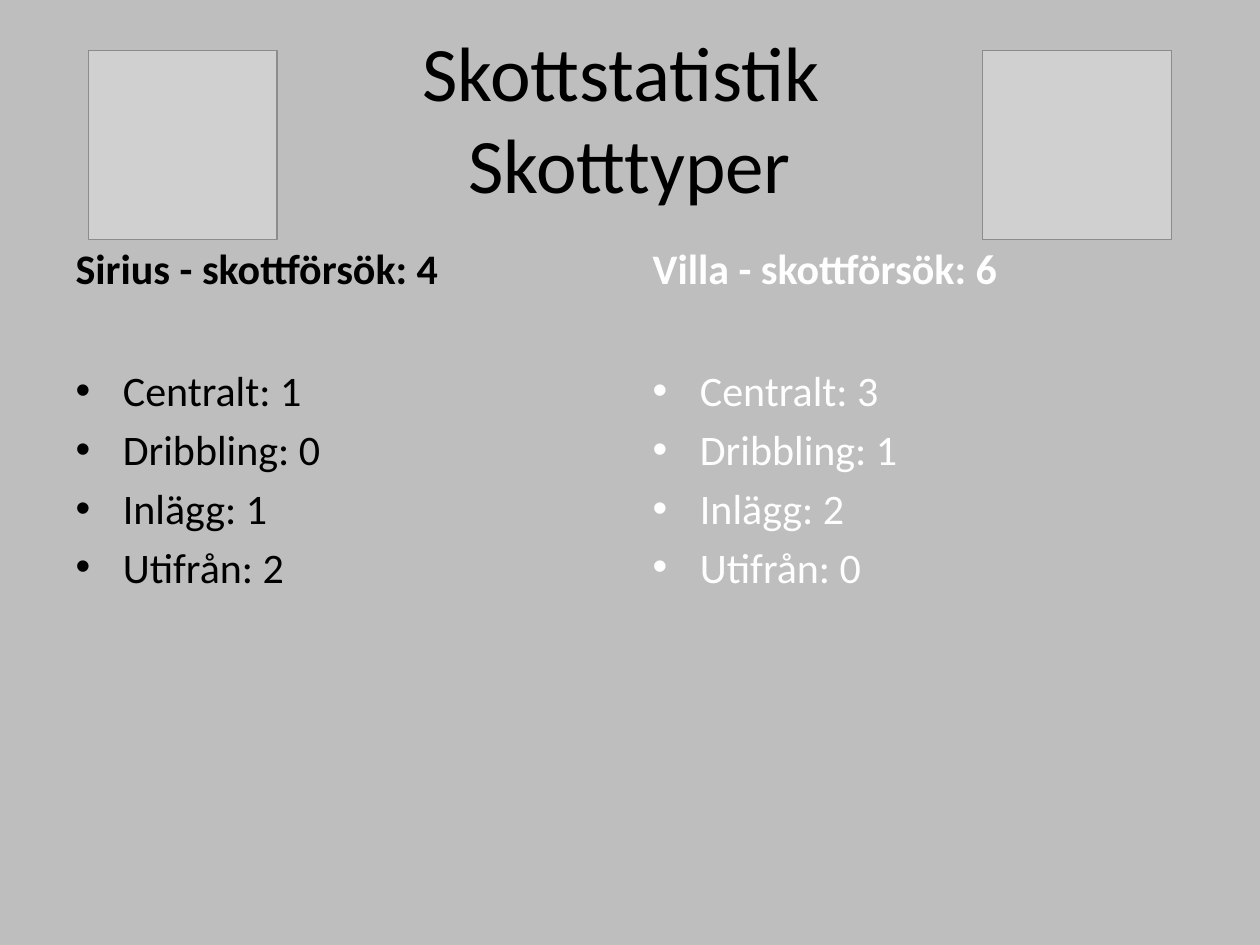
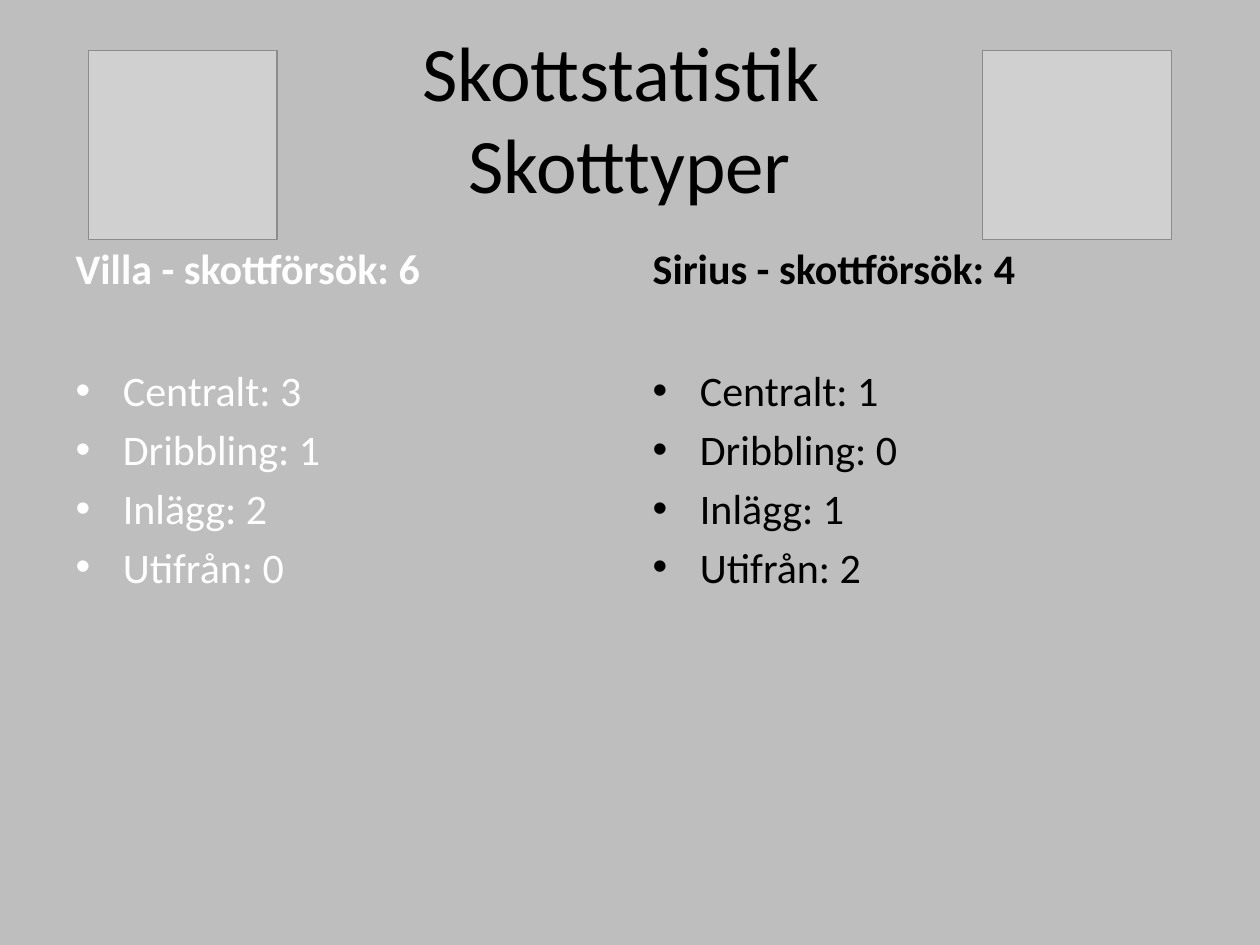
Before and after one commit to legendwk/sirius_bandy, a slide deck: slide 5 of powerpointer/matchrapporter/20220930 IK Sirius - Villa Lidköping halvlek 1 .pptx. Drawn at 1260x945 pixels with LibreOffice and Linux fonts; fonts in the diff are those of the drawing; grey boxes stand for pictures. Boxes give left, top, right and bottom in pixels: in the first picture for what was removed or moved away, otherwise in the second. Text is boxed around its words. In the diff, an @@ line names an element or a change of style, - is before the commit and + after.

```diff
--- a/powerpointer/matchrapporter/20220930 IK Sirius - Villa Lidköping halvlek 1 .pptx
+++ b/powerpointer/matchrapporter/20220930 IK Sirius - Villa Lidköping halvlek 1 .pptx
@@ text at [76,255,420,284]: text changed; text colour #000000 to #FFFEFE @@
-Sirius - skottförsök: 4
+Villa - skottförsök: 6
@@ text at [653,254,1015,285]: text changed; text colour #FFFEFE to #000000 @@
-Villa - skottförsök: 6
+Sirius - skottförsök: 4
@@ text at [123,377,320,583]: text changed; text colour #000000 to #FFFEFE @@
-• Centralt: 1
-• Dribbling: 0
-• Inlägg: 1
-• Utifrån: 2
+• Centralt: 3
+• Dribbling: 1
+• Inlägg: 2
+• Utifrån: 0
@@ text at [700,377,897,584]: text changed; text colour #FFFEFE to #000000 @@
-• Centralt: 3
-• Dribbling: 1
-• Inlägg: 2
-• Utifrån: 0
+• Centralt: 1
+• Dribbling: 0
+• Inlägg: 1
+• Utifrån: 2
```
Also in this commit, not shown: 5 other slides changed, 2 other files.
